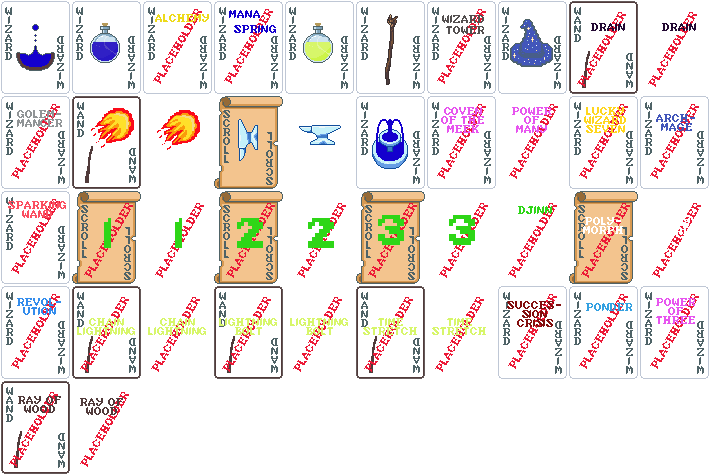
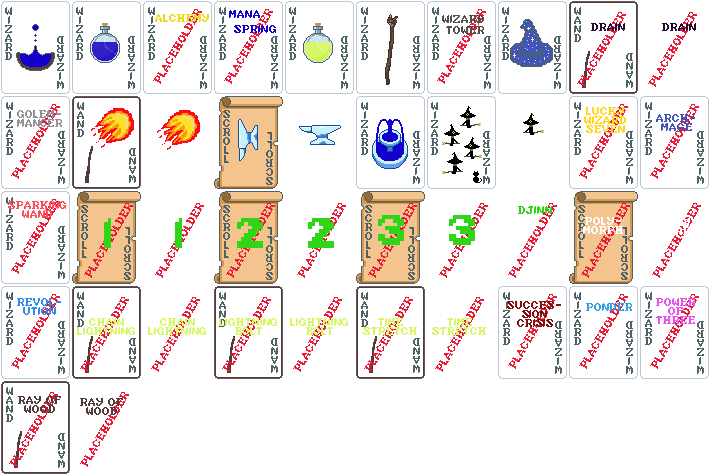
Layer changes from the first w=710, h=475 image to the second:
renamed "Placeholder Power of Many" to "Power of Many", painted on it over <box>509,104,558,179</box>
removed layer "Placeholder Coven of the Meek" over <box>431,102,491,184</box>
added group "Coven of the Meek" with 7 layers above "Placeholder Lucky Wizard Seven" over <box>431,102,491,184</box>
added layer "black cat" in group "Coven of the Meek" over <box>473,171,482,183</box>
added layer "witch body copy #4" in group "Coven of the Meek" over <box>464,137,482,159</box>
added layer "witch body copy #5" in group "Coven of the Meek" over <box>442,124,460,146</box>
added layer "witch body copy" in group "Coven of the Meek" over <box>442,152,463,174</box>
added layer "Coven hat" in group "Coven of the Meek" over <box>460,106,481,128</box>
added layer "Wizard text #6" in group "Coven of the Meek" over <box>431,102,490,184</box>
added layer "Astro card back #1" in group "Coven of the Meek" over <box>431,102,491,184</box>
